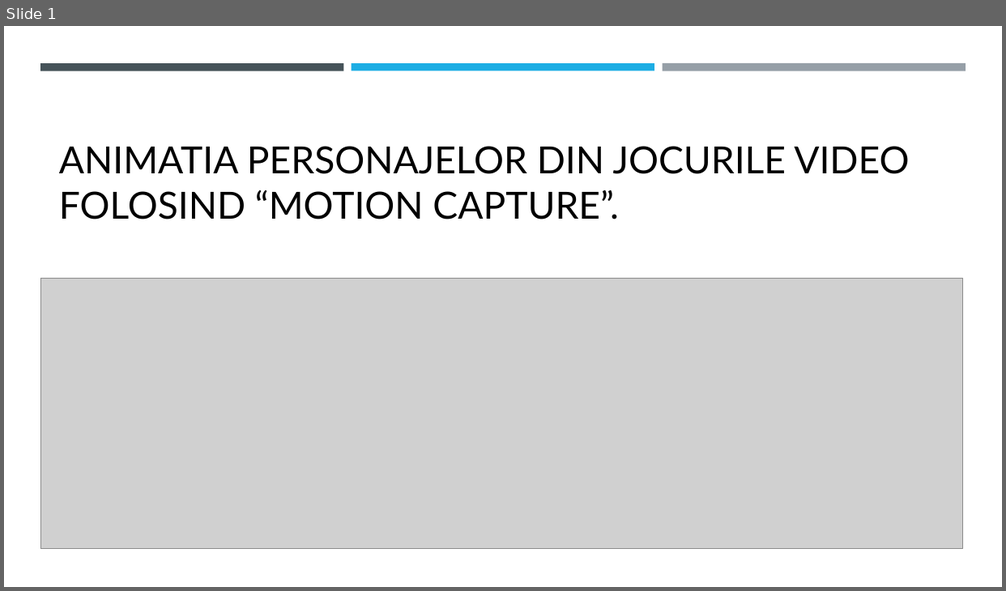
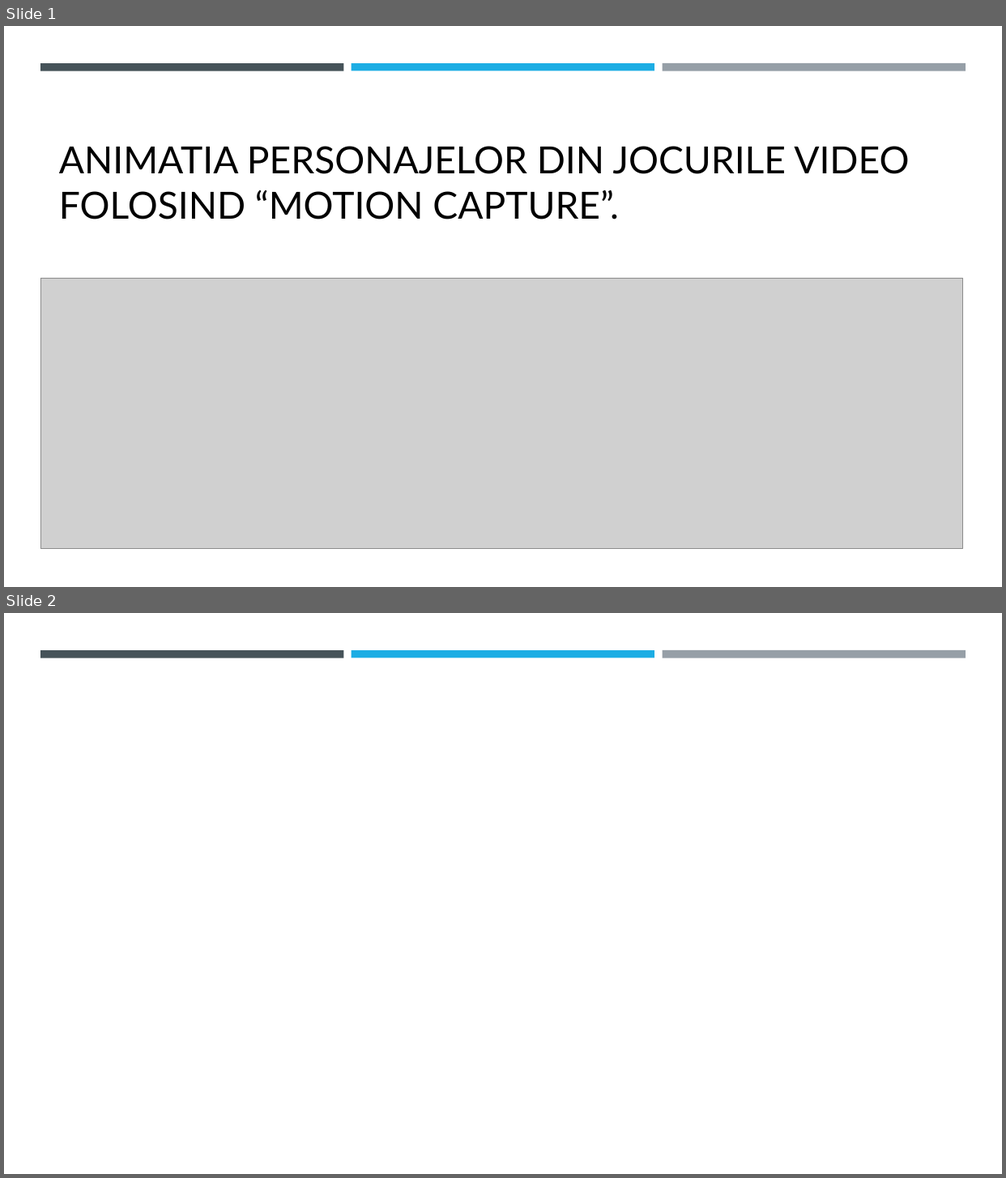
Before and after one commit to lucigrigo/University, a slide deck: 3rd Year/EGC - Computer Graphics/Animatia personajelor din jocurile video folosind.pptx. Shown one above the other, each under a label of ours: slide 1 before the commit, slides 1 and 2 after it. The pictures are 1006x591 and 1006x1178 pixels, drawn with LibreOffice and Linux fonts; fonts in the diff are those of the drawing; grey boxes stand for pictures. Boxes give left, top, right and bottom in pixels: in the first picture for what was removed or moved away, otherwise in the second. Text is boxed around its words. In the diff, an @@ line names an element or a change of style, - is before the commit and + after.

```diff
--- a/3rd Year/EGC - Computer Graphics/Animatia personajelor din jocurile video folosind.pptx
+++ b/3rd Year/EGC - Computer Graphics/Animatia personajelor din jocurile video folosind.pptx
@@ slide 2 added at (x1=4, y1=613, x2=1002, y2=1174), background #FFFFFF @@
@@ rectangle added at (x1=40, y1=650, x2=344, y2=658), fill #465359 @@
@@ rectangle added at (x1=351, y1=650, x2=654, y2=658), fill #1CADE4 @@
@@ rectangle added at (x1=662, y1=650, x2=965, y2=658), fill #969FA7 @@
```
Also in this commit, not shown: 6 other slides added, 1 slide removed, 5 other files.
